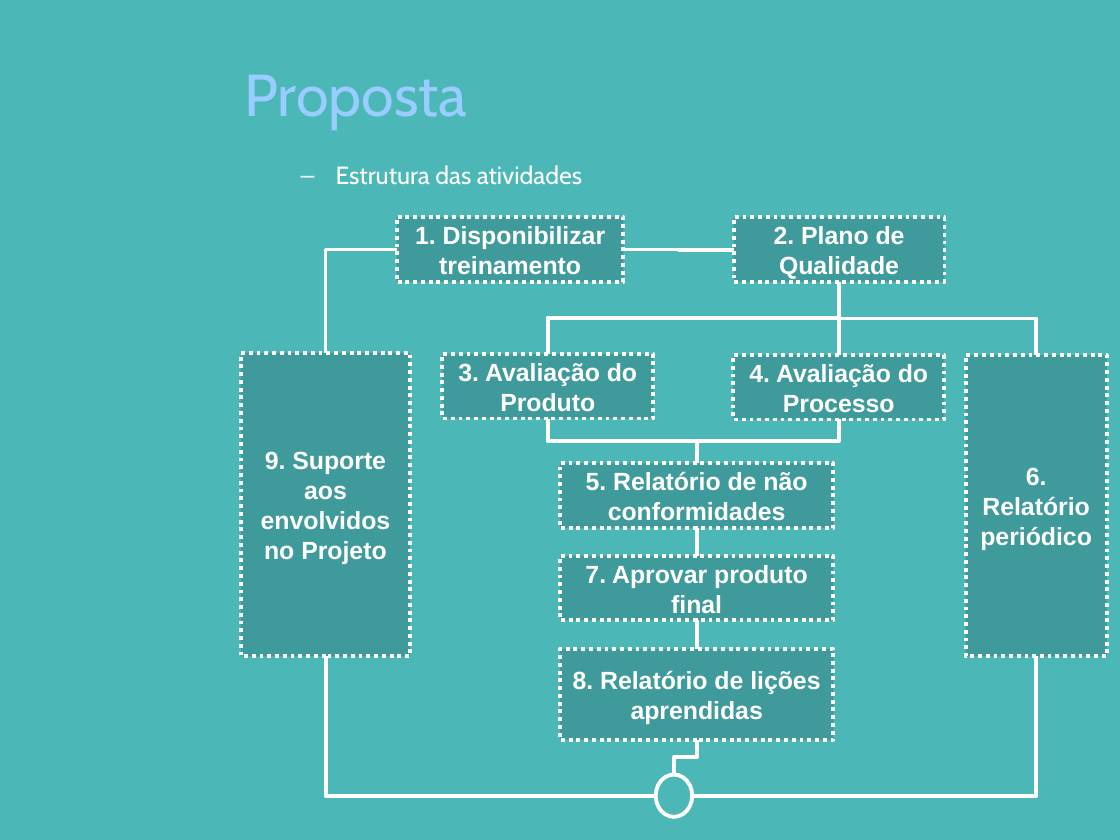
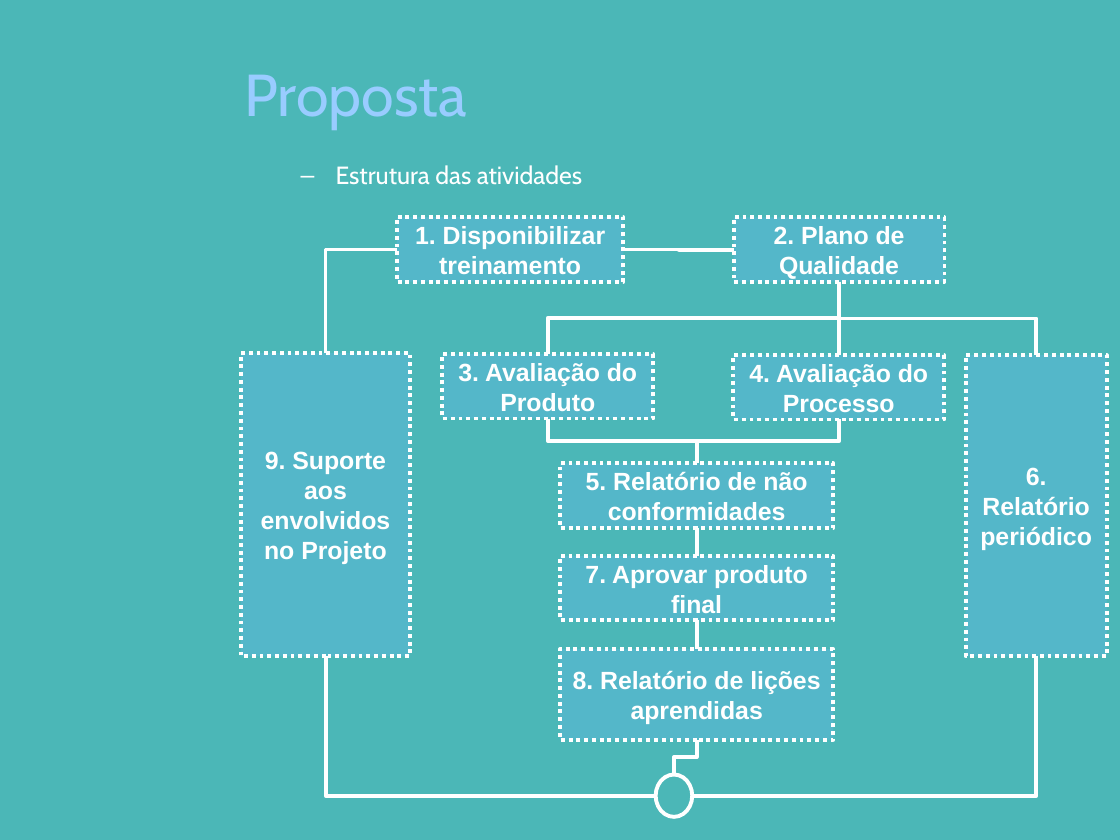
Before and after one commit to pddnew/monografia, a slide deck: slide 24 of presentation/presentation_1.1.0.pptx. Drawn at 1120x840 pixels with LibreOffice and Linux fonts; fonts in the diff are those of the drawing; background and template pictures are left out. Boxes give left, top, right and bottom in pixels: in the first picture for what was removed or moved away, otherwise in the second. Text is boxed around its words. In the diff, an @@ line names an element or a change of style, - is before the commit and + after.

```diff
--- a/presentation/presentation_1.1.0.pptx
+++ b/presentation/presentation_1.1.0.pptx
@@ fill #255C5C at 30% opacity to #70B8FF at 26% opacity in 9 elements at (396,217,623,282), (734,217,944,281), (442,354,653,418), (734,355,944,419), (560,464,833,528), (560,556,833,619), (965,355,1107,656), (560,650,833,740), (241,353,410,656) @@
```
Also in this commit, not shown: 3 other slides changed, 7 other files.
